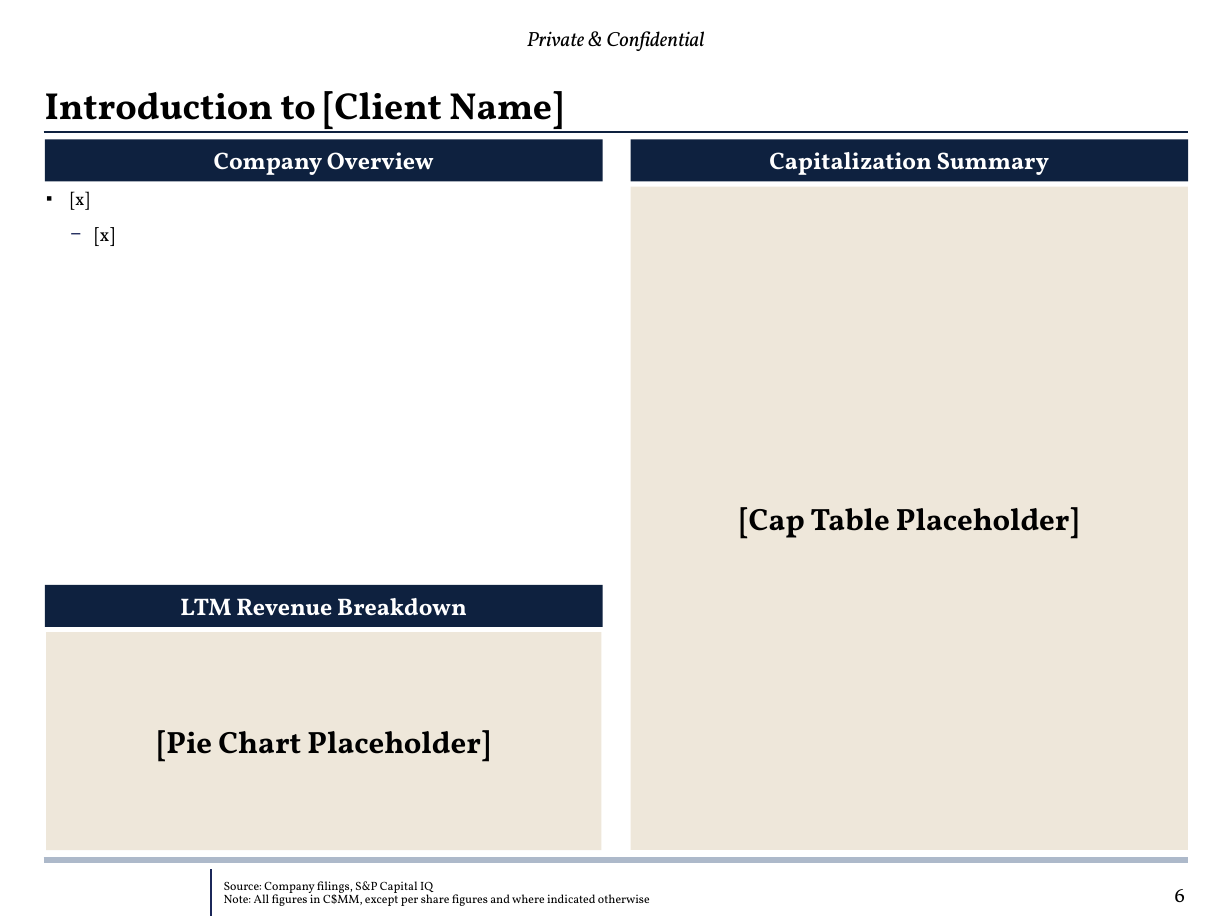
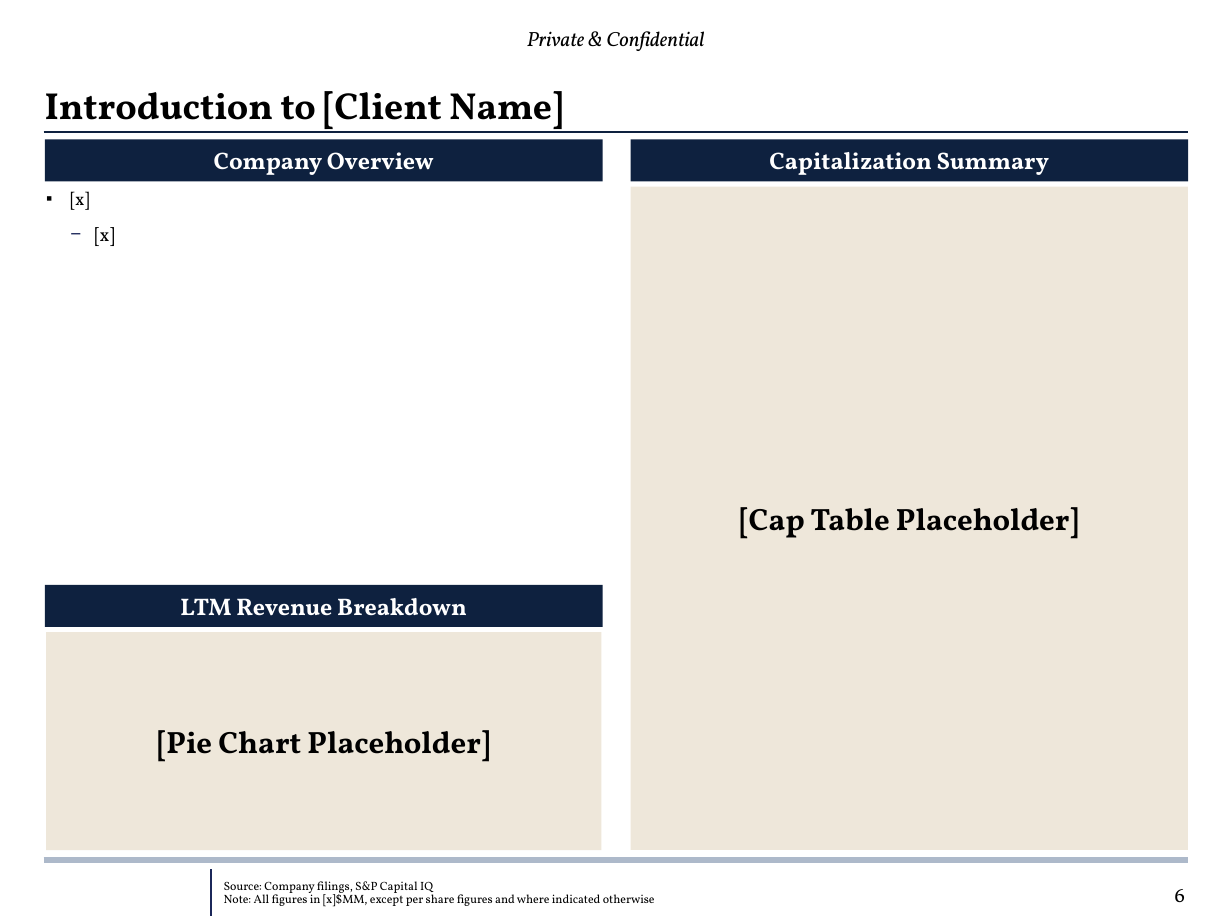
Before and after one commit to tatewilsonwork/infor-beta-test, a slide deck: slide 7 of infor-beta/templates/INFOR Slide Library.pptx. Drawn at 1232x924 pixels with LibreOffice and Linux fonts; fonts in the diff are those of the drawing; background and template pictures are left out. Boxes give left, top, right and bottom in pixels: in the first picture for what was removed or moved away, otherwise in the second. Text is boxed around its words. In the diff, an @@ line names an element or a change of style, - is before the commit and + after.

```diff
--- a/infor-beta/templates/INFOR Slide Library.pptx
+++ b/infor-beta/templates/INFOR Slide Library.pptx
@@ text at box(224, 891, 655, 907): text changed @@
-Note: All figures in C$MM, except per share figures and where indicated otherwise
+Note: All figures in [x]$MM, except per share figures and where indicated otherwise
```
Also in this commit, not shown: 4 other slides changed, 16 other files.
